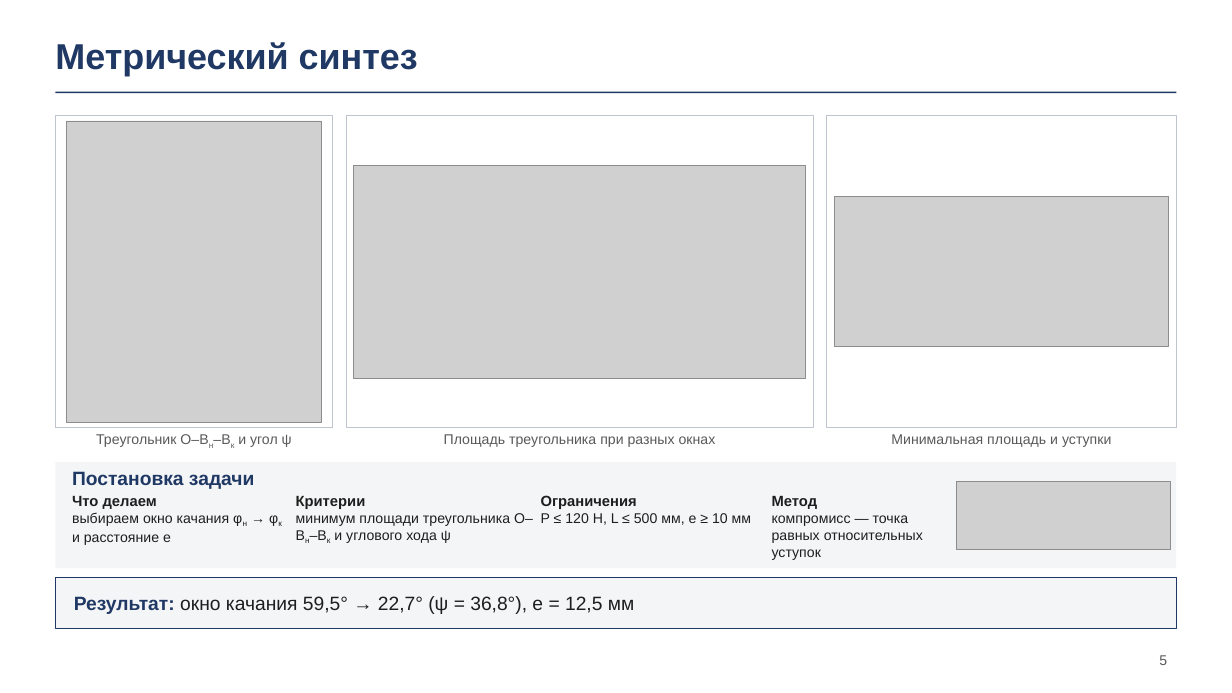
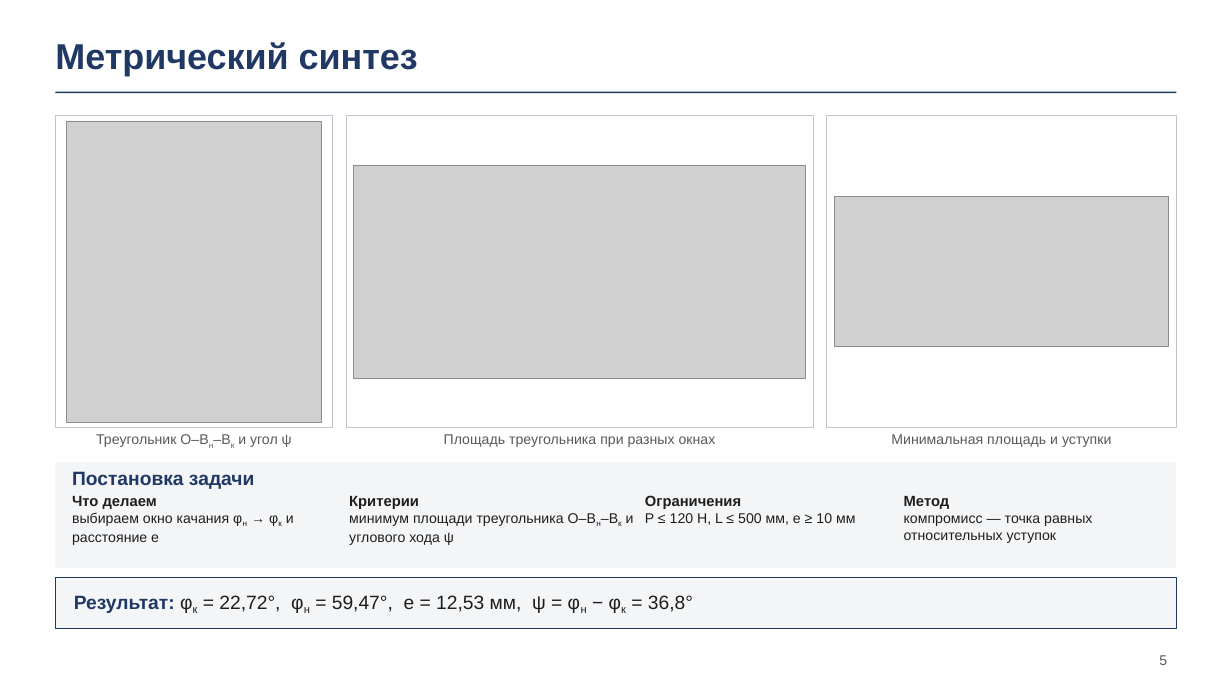
Before and after one commit to DamirNine/prikmeh, a slide deck: slide 5 of курсовой/2026-11-23/Презентация/Презентация_укупориватель_23-11.pptx. Drawn at 1232x693 pixels with LibreOffice and Linux fonts; fonts in the diff are those of the drawing; grey boxes stand for pictures; background and template pictures are left out. Boxes give left, top, right and bottom in pixels: in the first picture for what was removed or moved away, otherwise in the second. Text is boxed around its words. In the diff, an @@ line names an element or a change of style, - is before the commit and + after.

```diff
--- a/курсовой/2026-11-23/Презентация/Презентация_укупориватель_23-11.pptx
+++ b/курсовой/2026-11-23/Презентация/Презентация_укупориватель_23-11.pptx
@@ text "Что делаем" rewrapped from (x1=72, y1=496, x2=230, y2=545) to (x1=72, y1=496, x2=294, y2=545) @@
@@ text "Критерии" rewrapped from (x1=296, y1=496, x2=533, y2=543) to (x1=349, y1=496, x2=634, y2=545) @@
@@ text "Ограничения" moved from (x1=541, y1=495, x2=751, y2=525) to (x1=645, y1=495, x2=855, y2=525) @@
@@ text "Метод" rewrapped from (x1=772, y1=496, x2=923, y2=560) to (x1=904, y1=496, x2=1092, y2=543) @@
@@ picture removed at (x1=957, y1=482, x2=1171, y2=550) @@
@@ text at (x1=74, y1=595, x2=693, y2=613): text changed @@
-Результат: окно качания 59,5° → 22,7° (ψ = 36,8°), e = 12,5 мм
+Результат: φк = 22,72°, φн = 59,47°, e = 12,53 мм, ψ = φн − φк = 36,8°
```
Also in this commit, not shown: 13 other files.
